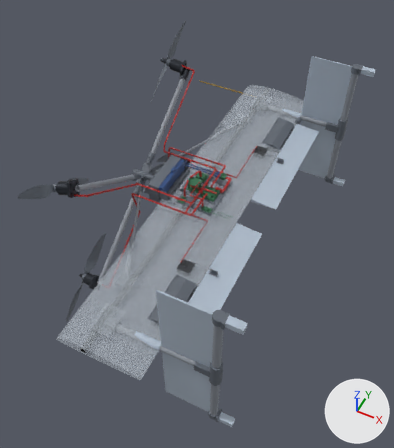
The glTF model redesign/site/assets/concept-a.glb: old version first, new version second.
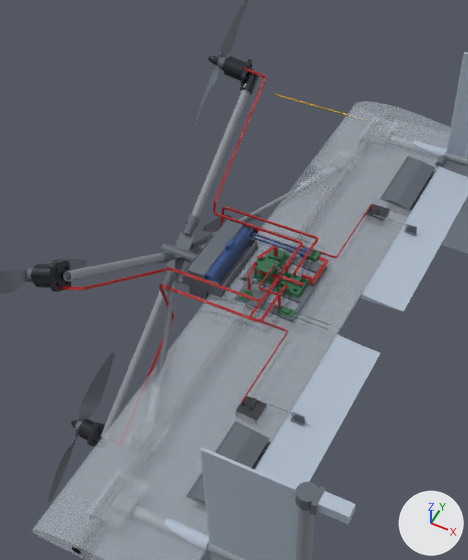
There are two pictures of each version: one whole from a 50 mm lens placed at (0.464, -0.795, 0.891), pointed at (0.092, -0.052, -0.039), one close up on the part from 10% to 80% of the width and 6% to 79% of the height. Lighting does not change. The marker at lower right points along +X, +Y and +Z. The older version's two pictures come first. Where no turn or scale is listed for an object, it has been applied to the vertices. Vertices at exactly the same position are counted once.

The older version as bpy lines, for what is in view:
```python
ob_cge_003_ul = bpy.data.objects.new('CGE-003-UL', me_cge_003_ul)
ob_cge_003_ul.location = (-0.075, -0.228, 0.156)
ob_e_hrn_02 = bpy.data.objects.new('E-HRN-02', me_e_hrn_02)
ob_e_hrn_02.location = (0.0, 0.0, 0.0)
ob_e_hrn_03 = bpy.data.objects.new('E-HRN-03', me_e_hrn_03)
ob_e_hrn_03.location = (0.0, 0.0, 0.0)
ob_e_hrn_05 = bpy.data.objects.new('E-HRN-05', me_e_hrn_05)
ob_e_hrn_05.location = (0.0, 0.0, 0.0)
ob_e_hrn_07 = bpy.data.objects.new('E-HRN-07', me_e_hrn_07)
ob_e_hrn_07.location = (0.0, 0.0, 0.0)
ob_e_hrn_08 = bpy.data.objects.new('E-HRN-08', me_e_hrn_08)
ob_e_hrn_08.location = (0.0, 0.0, 0.0)
ob_pwr_002 = bpy.data.objects.new('PWR-002', me_pwr_002)
ob_pwr_002.location = (0.0, 0.0, 0.0)
# also in view: 'CGE-008' at (-0.012, 0.0, 0.018); 'CGE-002-UL' at (-0.075, -0.127, 0.087); 'GER-001-UL' at (0.295, -0.38, 0.176); 'FIN-001-L' at (0.294, -0.38, 0.0); 'WNG-001' at (0.092, 0.0, 0.0)
```
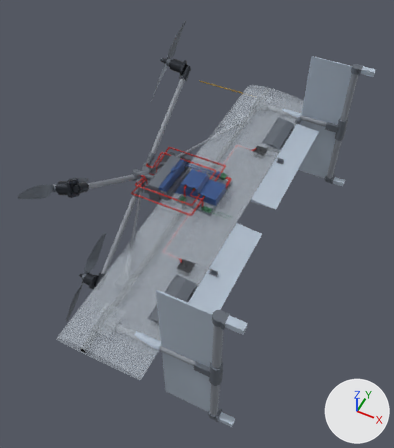
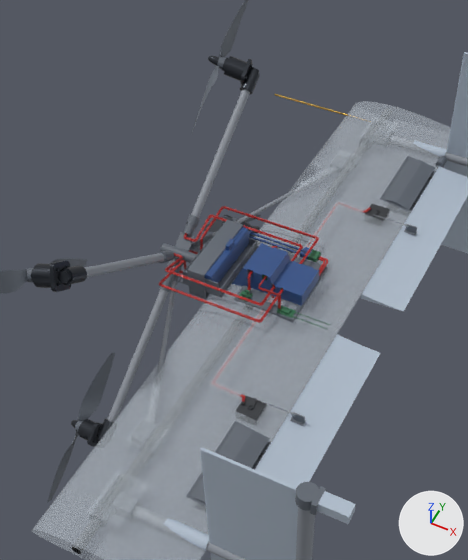
Location of each change, [x1, y1, x2, y2] in pixels of the close-ups (468 x 560 px; the box of a moved part takes in the faces that stretch with it):
'AVN-008', added (blue): after [232, 243, 319, 306]
'E-HRN-02', reshaped: before [213, 67, 303, 273]; after [184, 215, 303, 261]
'E-HRN-03', reshaped: before [62, 267, 280, 302]; after [165, 253, 275, 306]
'CGE-003-UL', reshaped (73% wider): before [50, 261, 71, 292]; after [50, 261, 87, 292]
'E-HRN-05', reshaped: before [146, 284, 288, 379]; after [159, 260, 283, 323]
'E-HRN-08', reshaped: before [242, 279, 288, 403]; after [240, 295, 274, 402]
'E-HRN-07', reshaped: before [276, 205, 372, 276]; after [362, 208, 371, 213]
part 1 of me_cge_003_ul, built on: before [55, 266, 71, 291]; after [55, 265, 87, 287]
part 5 of me_e_hrn_07, moved or reshaped: before [279, 205, 372, 275]; after [362, 208, 371, 213]
part 6 of me_e_hrn_08, moved or reshaped: before [242, 280, 288, 403]; after [240, 295, 274, 402]

What the commit changed:
me_cge_003_ul is used by ob_cge_003_ul; location (-0.075, -0.228, 0.156).
me_cge_003_ul had 358 vertices, 732 faces and spanned x -0.0163..-0.0019, y -0.0222..0.0191, z -0.0229..0.0183.
me_cge_003_ul now has 1522 vertices, 3064 faces and spans x -0.0163..0.0096, y -0.0222..0.0261, z -0.0229..0.0183.
me_cge_003_ul part 1: 12 vertices moved from x -0.0092..-0.0034, y -0.0138..0.0104, z -0.0139..0.0099 to x -0.0095..-0.0036, y -0.0138..0.0107, z -0.016..0.0098; 158 vertices removed from x -0.0118..-0.0019, y -0.0147..0.0124, z -0.0176..0.0114; 1322 vertices added at x -0.0122..0.0096, y -0.0155..0.0261, z -0.022..0.0122.
me_e_hrn_02 is used by ob_e_hrn_02; location (0.0, 0.0, 0.0).
me_e_hrn_02 had 1080 vertices, 2148 faces and spanned x -0.086..0.087, y 0.011..0.225, z 0.021..0.172.
me_e_hrn_02 now has 1470 vertices, 2928 faces and spans x -0.088..0.087, y 0.011..0.234, z 0.014..0.164.
me_e_hrn_02 part 2: 14 vertices moved within x 0.084..0.087, y 0.012..0.015, z 0.021..0.031; 1040 vertices removed from x -0.086..0.087, y 0.011..0.225, z 0.021..0.172; 1430 vertices added at x -0.088..0.087, y 0.011..0.234, z 0.014..0.164.
me_e_hrn_03 is used by ob_e_hrn_03; location (0.0, 0.0, 0.0).
me_e_hrn_03 had 960 vertices, 1908 faces and spanned x -0.086..0.087, y -0.24..-0.011, z 0.021..0.151.
me_e_hrn_03 now has 1470 vertices, 2928 faces and spans x -0.088..0.087, y -0.237..-0.011, z 0.014..0.16.
me_e_hrn_03 part 3: 15 vertices moved within x 0.083..0.087, y -0.015..-0.012, z 0.021..0.031; 914 vertices removed from x -0.086..0.087, y -0.24..-0.011, z 0.021..0.151; 1424 vertices added at x -0.088..0.087, y -0.237..-0.011, z 0.014..0.16.
me_e_hrn_05 is used by ob_e_hrn_05; location (0.0, 0.0, 0.0).
me_e_hrn_05 had 1110 vertices, 2208 faces and spanned x -0.086..0.099, y -0.225..-0.011, z -0.172..0.029.
me_e_hrn_05 now has 1680 vertices, 3348 faces and spans x -0.088..0.099, y -0.234..-0.012, z -0.164..0.029.
me_e_hrn_05 part 4: 130 vertices moved from x -0.053..0.099, y -0.09..-0.011, z 0.021..0.029 to x -0.053..0.099, y -0.09..-0.012, z 0.021..0.029; 808 vertices removed from x -0.086..0.099, y -0.225..-0.011, z -0.172..0.029; 1378 vertices added at x -0.088..0.099, y -0.234..-0.012, z -0.164..0.029.
me_e_hrn_07 is used by ob_e_hrn_07; location (0.0, 0.0, 0.0).
me_e_hrn_07 had 1109 vertices, 2208 faces and spanned x 0.072..0.131, y 0.003..0.202, z 0.01..0.02.
me_e_hrn_07 now has 1319 vertices, 2628 faces and spans x 0.072..0.132, y 0.003..0.201, z 0.006..0.02.
me_e_hrn_07 part 5: 25 vertices moved within x 0.076..0.131, y 0.004..0.2, z 0.01..0.02; 892 vertices removed from x 0.075..0.131, y 0.005..0.202, z 0.01..0.02; 1102 vertices added at x 0.077..0.132, y 0.003..0.201, z 0.006..0.02.
me_e_hrn_08 is used by ob_e_hrn_08; location (0.0, 0.0, 0.0).
me_e_hrn_08 had 1109 vertices, 2208 faces and spanned x 0.072..0.131, y -0.202..-0.003, z 0.01..0.02.
me_e_hrn_08 now has 1319 vertices, 2628 faces and spans x 0.072..0.132, y -0.201..-0.003, z 0.006..0.02.
me_e_hrn_08 part 6: 31 vertices moved within x 0.076..0.131, y -0.2..-0.004, z 0.01..0.02; 891 vertices removed from x 0.075..0.131, y -0.202..-0.005, z 0.01..0.02; 1101 vertices added at x 0.077..0.132, y -0.201..-0.003, z 0.006..0.02.
Mesh me_avn_008 is new.
It has 252 vertices, 528 faces and spans x 0.0225..0.1265, y -0.0271..0.0271, z 0.0079..0.045.
It uses material mat_look__2d4e86 (blue #2d4e86).
Object 'AVN-008' (ob_avn_008) is new; it shows me_avn_008.
Its location is (0.0, 0.0, 0.0).
